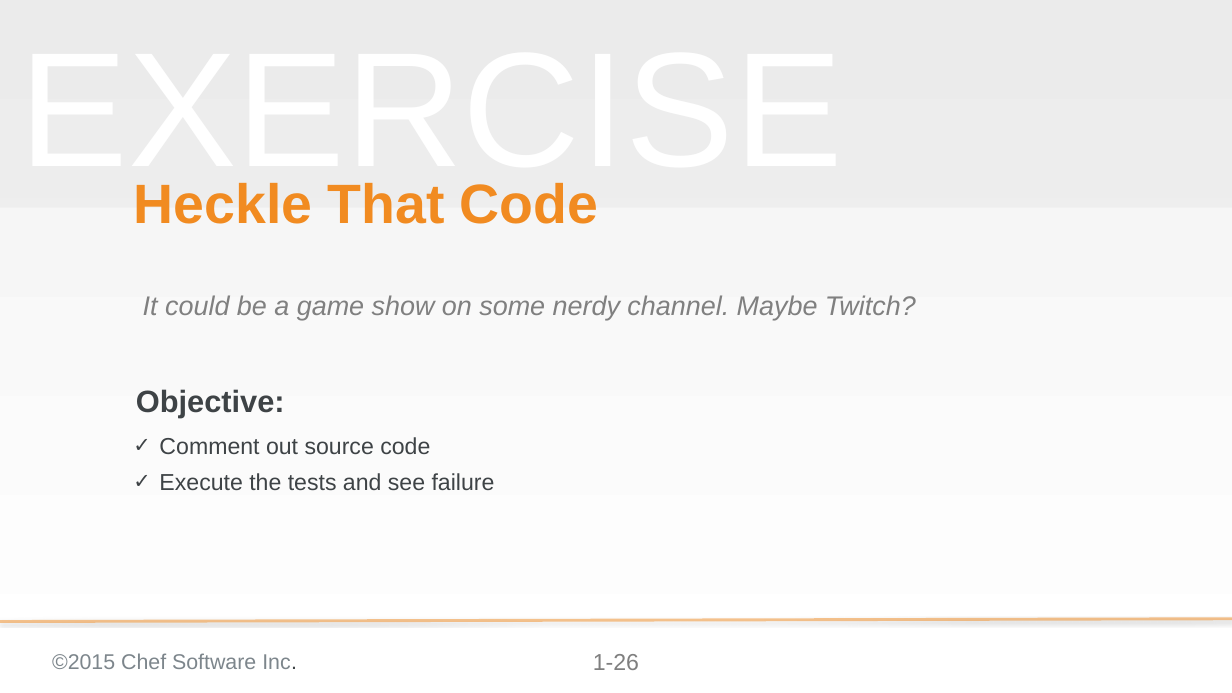
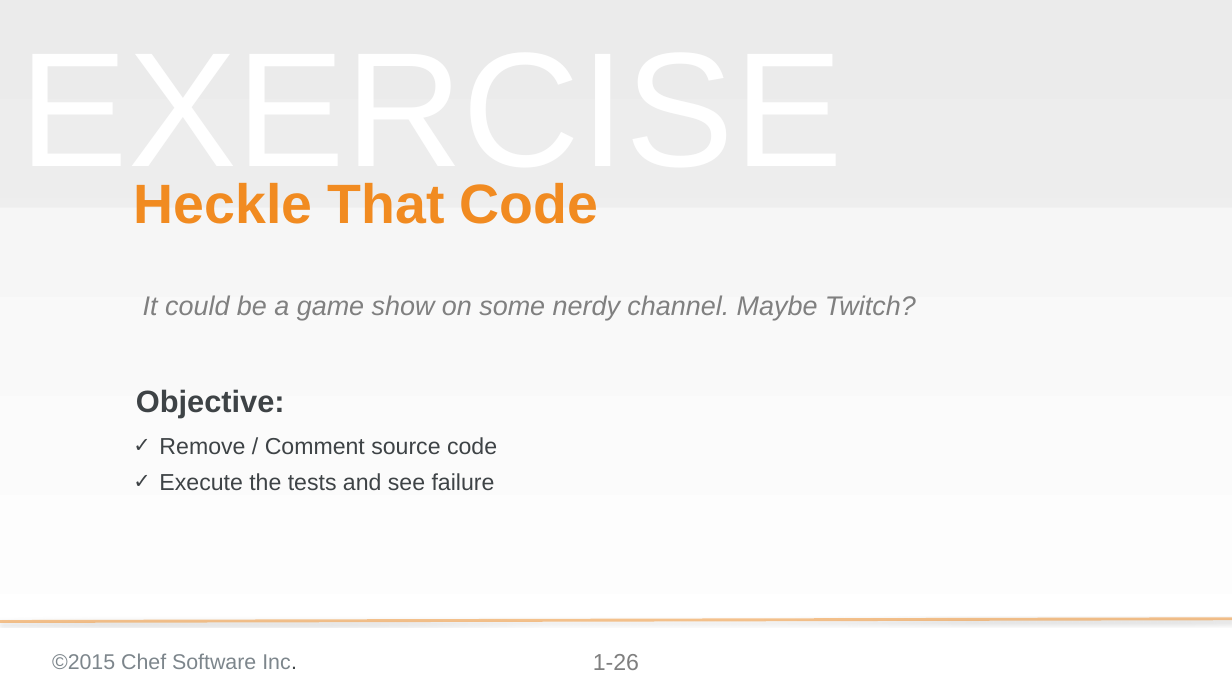
Before and after one commit to chef-training/test_driven_cookbook_development, a slide deck: slide 26 of 02-refactoring_cookbooks_with_tests.pptx. Drawn at 1232x693 pixels with LibreOffice and Linux fonts; fonts in the diff are those of the drawing; background and template pictures are left out. Boxes give left, top, right and bottom in pixels: in the first picture for what was removed or moved away, otherwise in the second. Text is boxed around its words. In the diff, an @@ line names an element or a change of style, - is before the commit and + after.

```diff
--- a/02-refactoring_cookbooks_with_tests.pptx
+++ b/02-refactoring_cookbooks_with_tests.pptx
@@ text at bbox=[159, 437, 497, 454]: text changed @@
-✓ Comment out source code
+✓ Remove / Comment source code
```
Also in this commit, not shown: 3 other slides changed.
